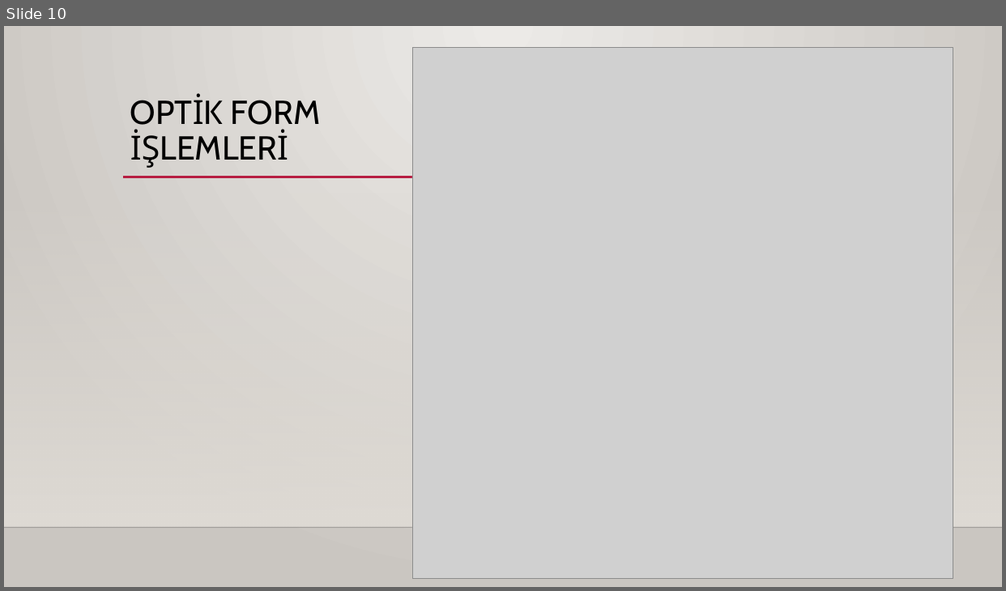
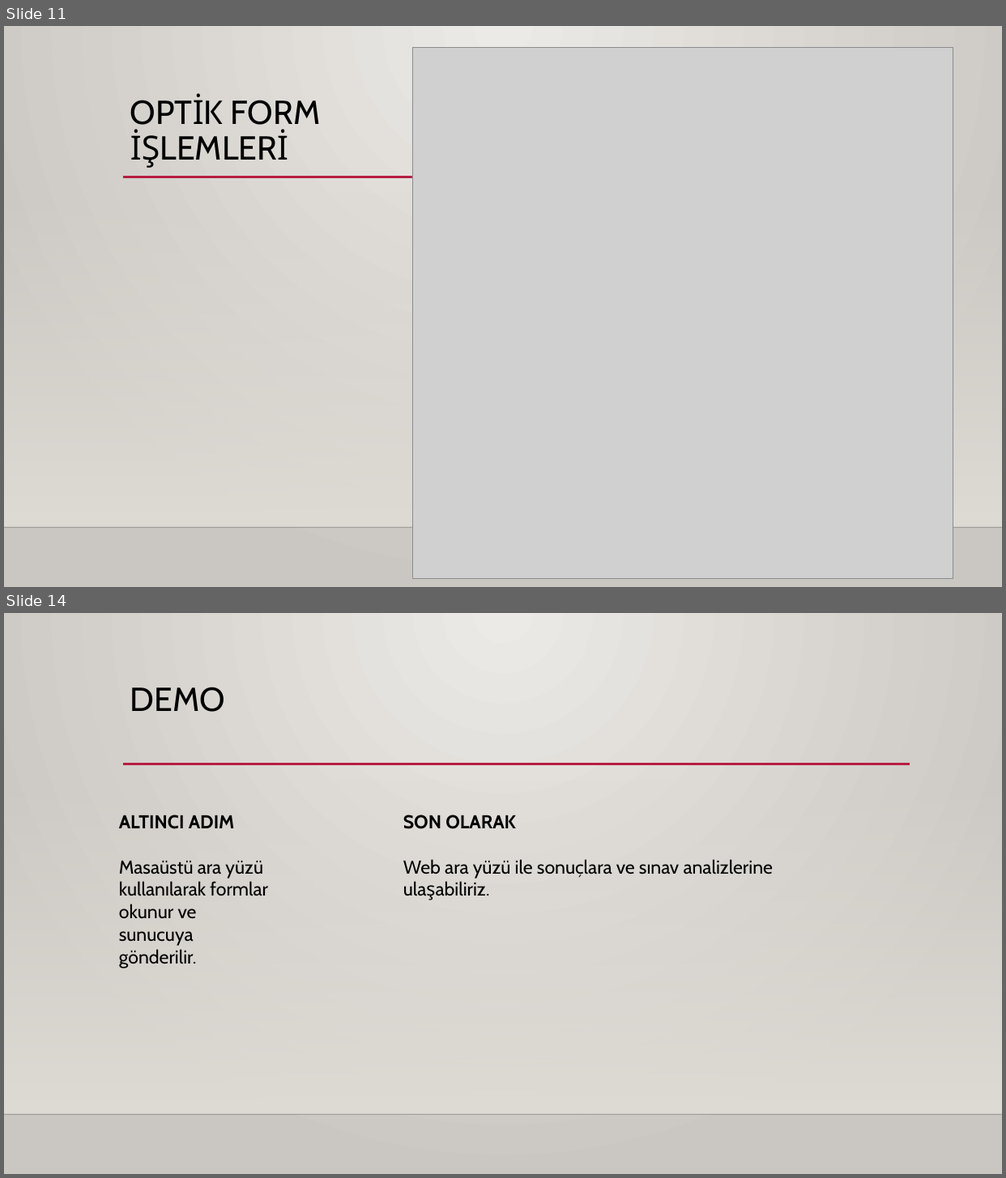
Before and after one commit to Python-Egitici-Egitimi-OOP-Grup-8/Optik-Form-Okuyucu, a slide deck: Proje Sunumu.pptx. Shown one above the other, each under a label of ours: slide 10 before the commit, slides 11 and 14 after it; the slides between them are not shown. The pictures are 1006x591 and 1006x1178 pixels, drawn with LibreOffice and Linux fonts; fonts in the diff are those of the drawing; grey boxes stand for pictures; background and template pictures are left out. Boxes give left, top, right and bottom in pixels: in the first picture for what was removed or moved away, otherwise in the second. Text is boxed around its words. In the diff, an @@ line names an element or a change of style, - is before the commit and + after.

```diff
--- a/Proje Sunumu.pptx
+++ b/Proje Sunumu.pptx
@@ slide 14 added at <box>4,613,1002,1174</box>, background gradient #ECEAE7 to #CAC7C1; not listed: 3 template elements that a slide beside it also shows @@
@@ title added at <box>130,687,225,712</box>, 32 pt, text #000000 @@
+DEMO
@@ text added at <box>119,815,268,946</box>, 18 pt, text #000000 @@
+ALTINCI ADIM
+Masaüstü ara yüzü
+kullanılarak formlar
+okunur ve sunucuya
+gönderilir.
@@ text added at <box>403,815,773,879</box>, 18 pt, text #000000 @@
+SON OLARAK
+Web ara yüzü ile sonuçlara ve sınav analizlerine ulaşabiliriz.
@@ what was slide 10 is now slide 11 @@
```
Also in this commit, not shown: 7 slides changed, 4 other slides added, 2 slides removed.
